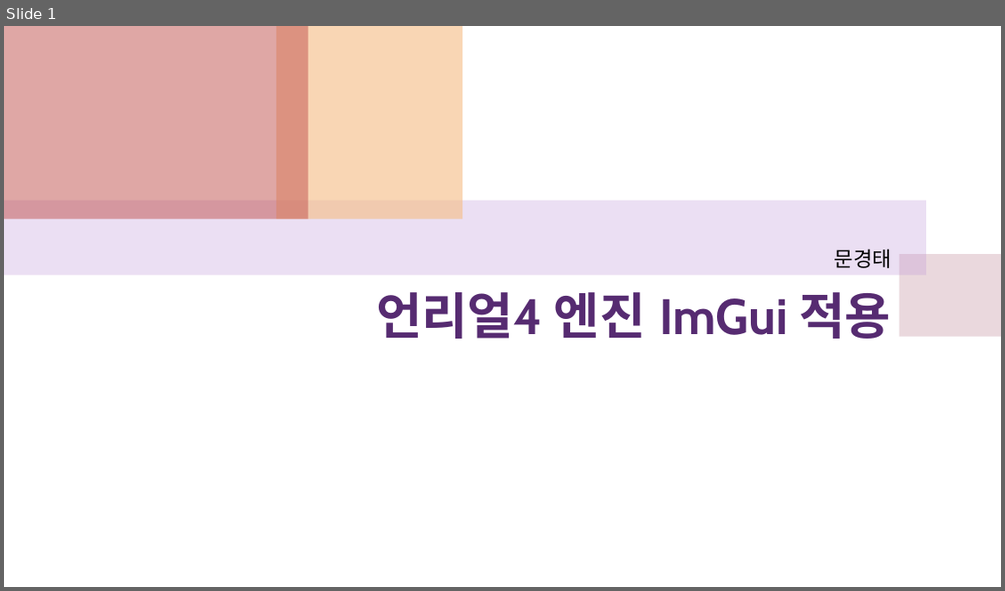
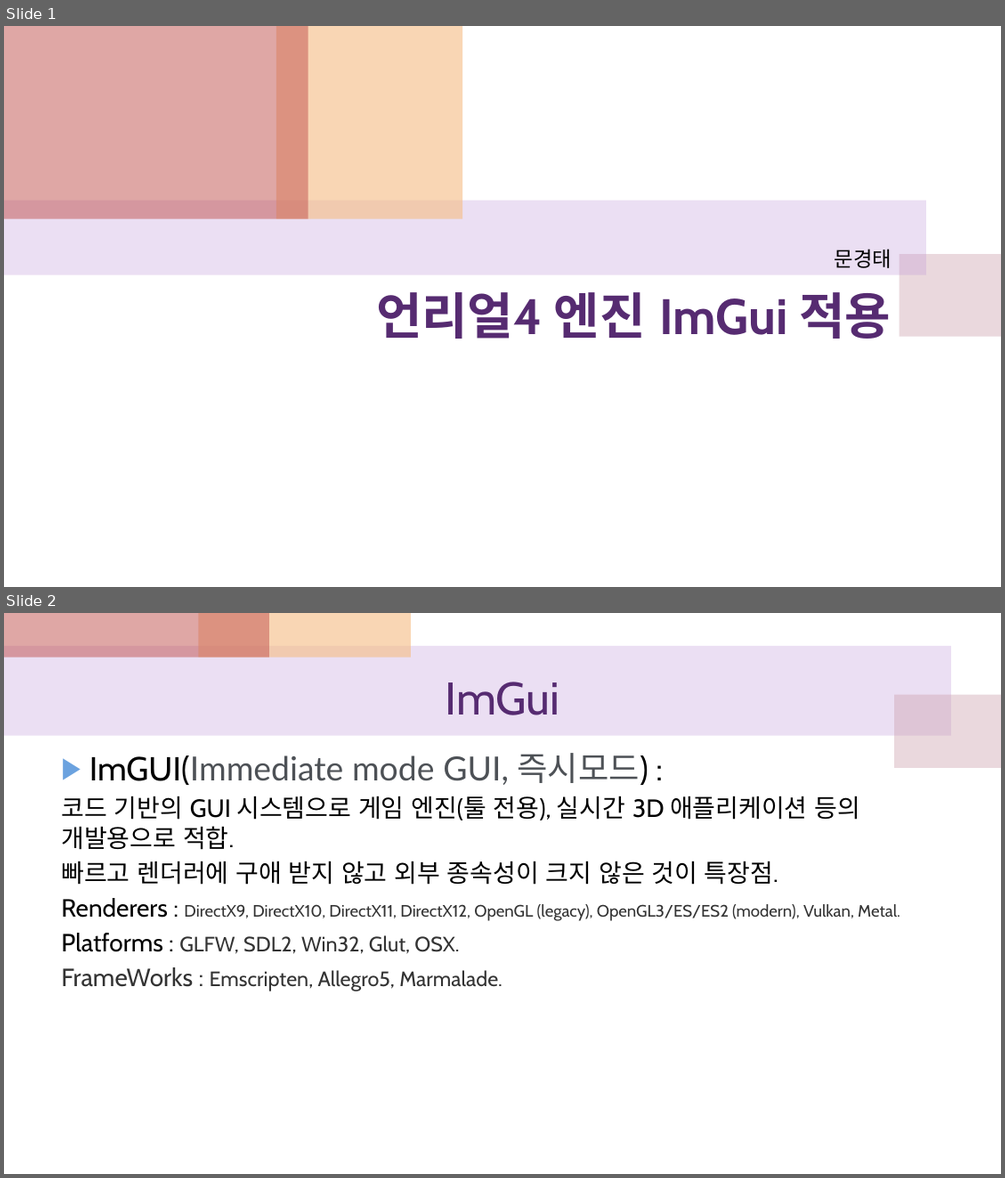
Before and after one commit to zpfhfh0124/UE4_ImGui_Ex, a slide deck: UE4_ImGui_실습.pptx. Shown one above the other, each under a label of ours: slide 1 before the commit, slides 1 and 2 after it. The pictures are 1005x591 and 1005x1178 pixels, drawn with LibreOffice and Linux fonts; fonts in the diff are those of the drawing. Boxes give left, top, right and bottom in pixels: in the first picture for what was removed or moved away, otherwise in the second. Text is boxed around its words. In the diff, an @@ line names an element or a change of style, - is before the commit and + after.

```diff
--- a/UE4_ImGui_실습.pptx
+++ b/UE4_ImGui_실습.pptx
@@ slide 2 added at box(4, 613, 1001, 1174), background #FFFFFF @@
@@ rectangle added at box(4, 613, 269, 657), fill #C0504D at 50% opacity @@
@@ rectangle added at box(198, 613, 411, 657), fill #F5BC83 at 60% opacity @@
@@ rectangle added at box(4, 646, 952, 736), fill #BF98D8 at 30% opacity @@
@@ title added at box(445, 682, 559, 715), 44 pt, text #562B71 @@
+ImGui
@@ rectangle added at box(895, 695, 1001, 768), fill #CC9EAC at 40% opacity @@
@@ text added at box(61, 753, 900, 991), 24 pt, text #333333 @@
+▶ ImGUI(Immediate mode GUI, 즉시모드) :
+코드 기반의 GUI 시스템으로 게임 엔진(툴 전용), 실시간 3D 애플리케이션 등의 개발용으로 적합.
+빠르고 렌더러에 구애 받지 않고 외부 종속성이 크지 않은 것이 특장점.
+Renderers : DirectX9, DirectX10, DirectX11, DirectX12, OpenGL (legacy), OpenGL3/ES/ES2 (modern), Vulkan, Metal.
+Platforms : GLFW, SDL2, Win32, Glut, OSX.
+FrameWorks : Emscripten, Allegro5, Marmalade.
```
Also in this commit, not shown: 3 other slides added.
